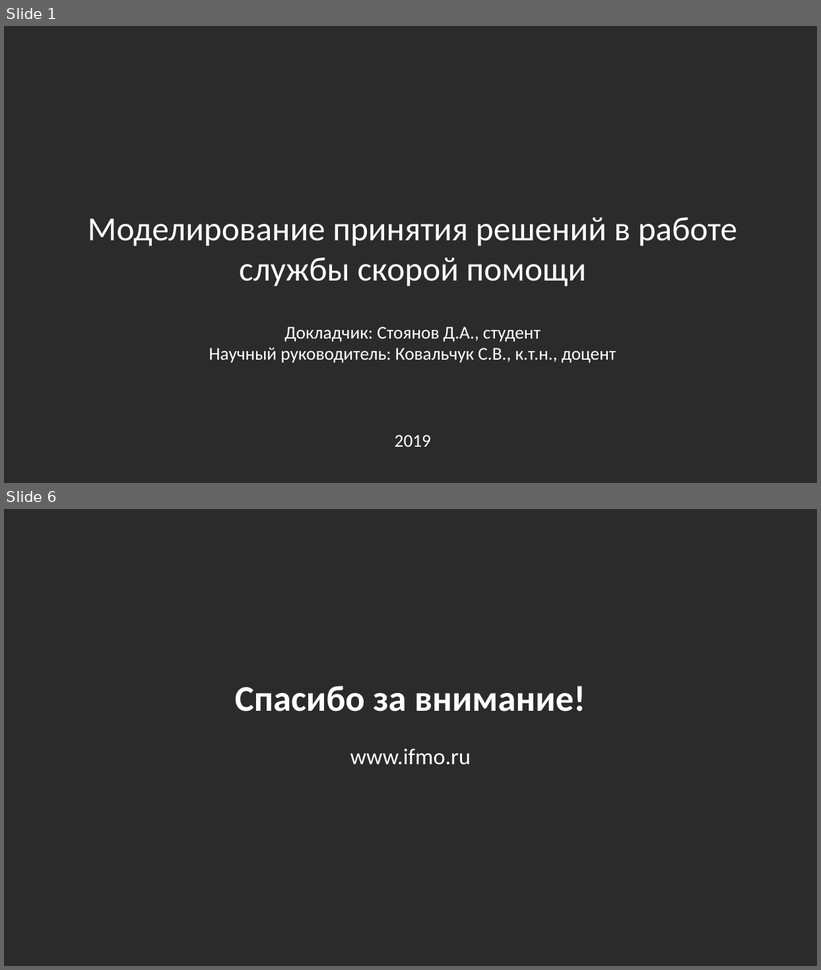
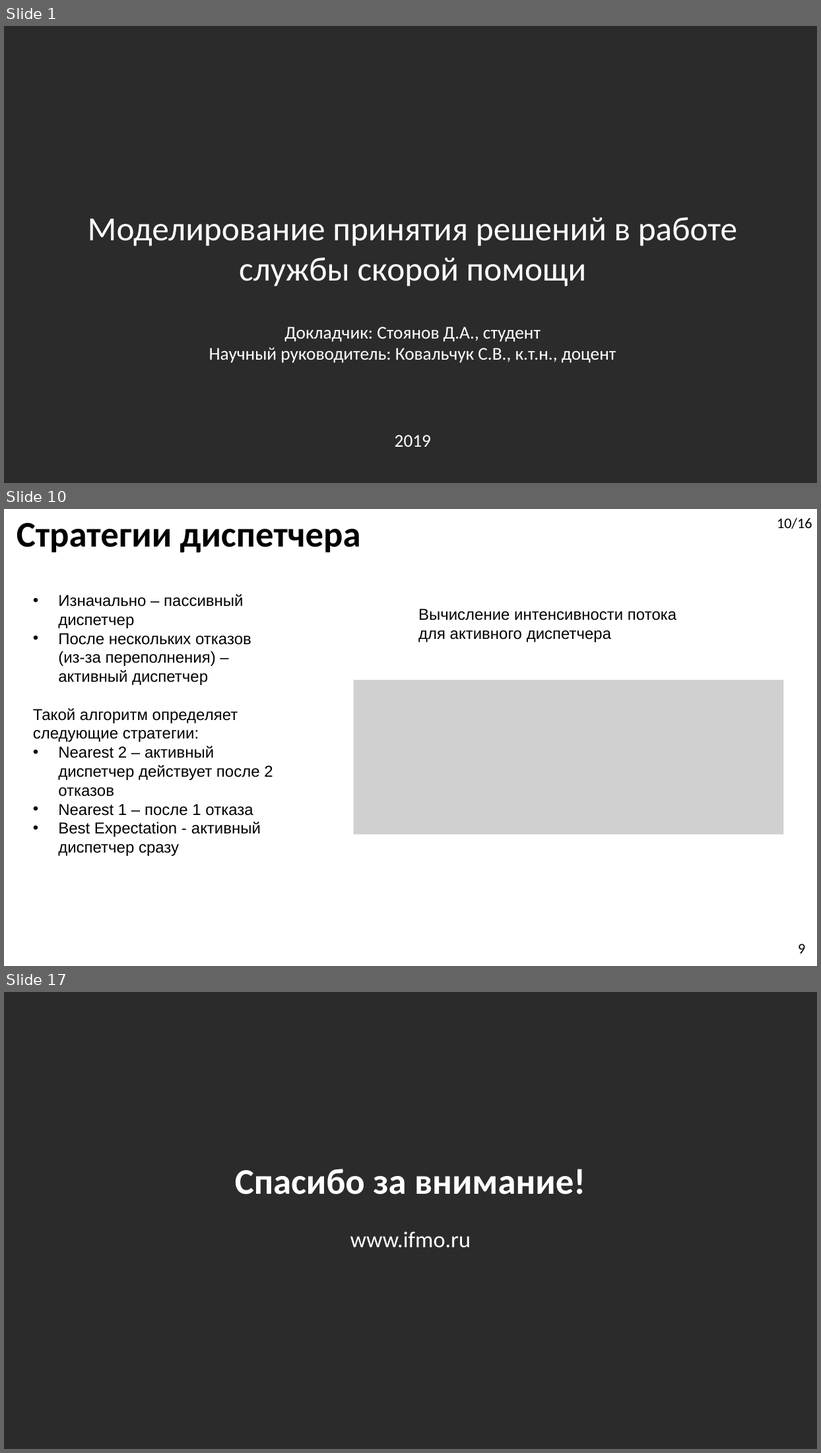
Before and after one commit to DimaStoyanov/Ambulance-Dispatching, a slide deck: Diplom_Presentation.pptx. Shown one above the other, each under a label of ours: slides 1 and 6 before the commit, slides 1, 10 and 17 after it; the slides between them are not shown. The pictures are 821x970 and 821x1453 pixels, drawn with LibreOffice and Linux fonts; fonts in the diff are those of the drawing; grey boxes stand for pictures; background and template pictures are left out; a plain dark background stands for a picture behind light text. Boxes give left, top, right and bottom in pixels: in the first picture for what was removed or moved away, otherwise in the second. Text is boxed around its words. In the diff, an @@ line names an element or a change of style, - is before the commit and + after.

```diff
--- a/Diplom_Presentation.pptx
+++ b/Diplom_Presentation.pptx
@@ slide 10 added at box(4, 509, 817, 966), background picture (left out) @@
@@ title added at box(17, 523, 361, 553), 32 pt, text #000000, bold @@
+Стратегии диспетчера
@@ text added at box(777, 518, 812, 529), 13 pt, text #000000 @@
+10/16
@@ text added at box(33, 594, 273, 856), 14 pt, text #000000 @@
+• Изначально – пассивный диспетчер
+• После нескольких отказов (из-за переполнения) – активный диспетчер
+Такой алгоритм определяет следующие стратегии:
+• Nearest 2 – активный диспетчер действует после 2 отказов
+• Nearest 1 – после 1 отказа
+• Best Expectation - активный диспетчер сразу
@@ text added at box(418, 609, 677, 642), 14 pt, text #000000 @@
+Вычисление интенсивности потока для активного диспетчера
@@ picture added at box(354, 680, 783, 834) @@
@@ page number added at box(798, 944, 805, 954), 13 pt, text #000000 @@
+9
@@ what was slide 6 is now slide 17 @@
```
Also in this commit, not shown: 3 slides changed, 11 other slides added, 1 slide removed, 1 other file.
